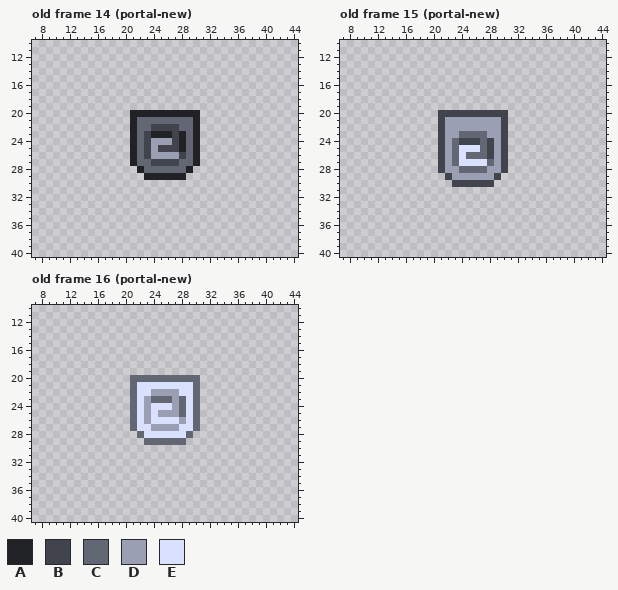
Pixel-art file -- art/ui/stat-mockup-3.ase. This is how it looked before the edit.
120x43 pixels, 18 frames. Shown: old frame 14 (portal-new): x 7..44, y 10..40; old frame 15 (portal-new): x 7..44, y 10..40; old frame 16 (portal-new): x 7..44, y 10..40. The commit also changed other frames, which this record leaves out.
Palette (. is transparent): A #212226  B #42444d  C #636673  D #9a9fb3  E #d9e1ff
Pixels before, old frame 14 (portal-new), first column x 21:
20 AAAAAAAAAA
21 ACCCCCCCCA
22 ACCBBBBCCA
23 ACBAAABACA
24 ACBDDDBACA
25 ACBDBBBACA
26 ACBDDDDBCA
27 ACCBBBBCCA
28 .ACCCCCCA.
29 ..AAAAAA..
Pixels before, old frame 15 (portal-new), first column x 21:
20 BBBBBBBBBB
21 BDDDDDDDDB
22 BDDDDDDDDB
23 BDDCCCCDDB
24 BDCBBBCBDB
25 BDCEEECBDB
26 BDCECCCBDB
27 BDCEEEECDB
28 BDDCCCCDDB
29 .BDDDDDDB.
30 ..BBBBBB..
Pixels before, old frame 16 (portal-new), first column x 21:
20 CCCCCCCCCC
21 CEEEEEEEEC
22 CEEDDDDEEC
23 CEDCCCDCEC
24 CEDEEEDCEC
25 CEDEDDDCEC
26 CEDEEEEDEC
27 CEEDDDDEEC
28 .CEEEEEEC.
29 ..CCCCCC..
After the commit:
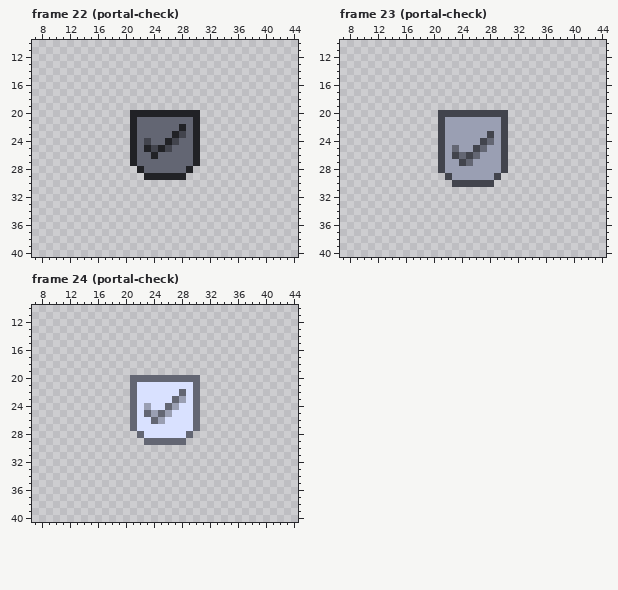
A new or re-ordered frame is compared with the old frame closest to it.
Log entry: Add new UI tabs to the nameplate. * portal-plus * portal-check * portal-cross
From old to new:
frames 18 -> 28
layer "portal-check" added
layer "portal-check-hover" added
layer "portal-check-click" added
Frame 22 (portal-check) is new; against old frame 14 (portal-new), layer "portal-check":
Colour B gives way to colour A in row 23 at x 27; in row 25 at x 23 and 25.
Colour C gives way to colour A in row 22 at x 28.
Colour D gives way to colour A in row 24 at x 26; in row 26 at x 24.
Colour A gives way to colour B in row 23 at x 28.
Colour D gives way to colour B in row 25 at x 24.
Colour A gives way to colour C in row 23 at x 24 to 26; in rows 24 to 25 at x 28.
Colour B gives way to colour C in row 22 at x 24 to 27; in row 23 at x 23; in row 25 at x 27; in row 26 at x 23 and 28; in row 27 at x 24 to 27.
Colour D gives way to colour C in row 24 at x 24 to 25; in row 26 at x 25 to 27.
Frame 23 (portal-check) is new; against old frame 15 (portal-new), layer "portal-check-hover":
Colour C gives way to colour B in row 24 at x 27; in row 26 at x 23 and 25.
Colour D gives way to colour B in row 23 at x 28.
Colour E gives way to colour B in row 25 at x 26; in row 27 at x 24.
Colour B gives way to colour C in row 24 at x 28.
Colour E gives way to colour C in row 26 at x 24; in row 27 at x 25.
Colour B gives way to colour D in row 24 at x 24 to 26; in rows 25 to 26 at x 28.
Colour C gives way to colour D in row 23 at x 24 to 27; in row 24 at x 23; in row 26 at x 27; in row 27 at x 23 and 28; in row 28 at x 24 to 27.
Colour E gives way to colour D in row 25 at x 24 to 25; in row 27 at x 26 to 27.
Frame 24 (portal-check) is new; against old frame 16 (portal-new), layer "portal-check-click":
Colour D gives way to colour C in row 23 at x 27; in row 25 at x 23 and 25.
Colour E gives way to colour C in row 22 at x 28; in row 24 at x 26; in row 26 at x 24.
Colour C gives way to colour D in row 23 at x 28.
Colour E gives way to colour D in row 25 at x 24; in row 26 at x 25.
Colour C gives way to colour E in row 23 at x 24 to 26; in rows 24 to 25 at x 28.
Colour D gives way to colour E in row 22 at x 24 to 27; in row 23 at x 23; in row 25 at x 27; in row 26 at x 23 and 28; in row 27 at x 24 to 27.
Boxes around the changes in both pictures, in picture pixels (x1, y1, x2, y2):
changed: (144, 124, 186, 166)
changed: (452, 131, 494, 173)
changed: (144, 389, 186, 431)
